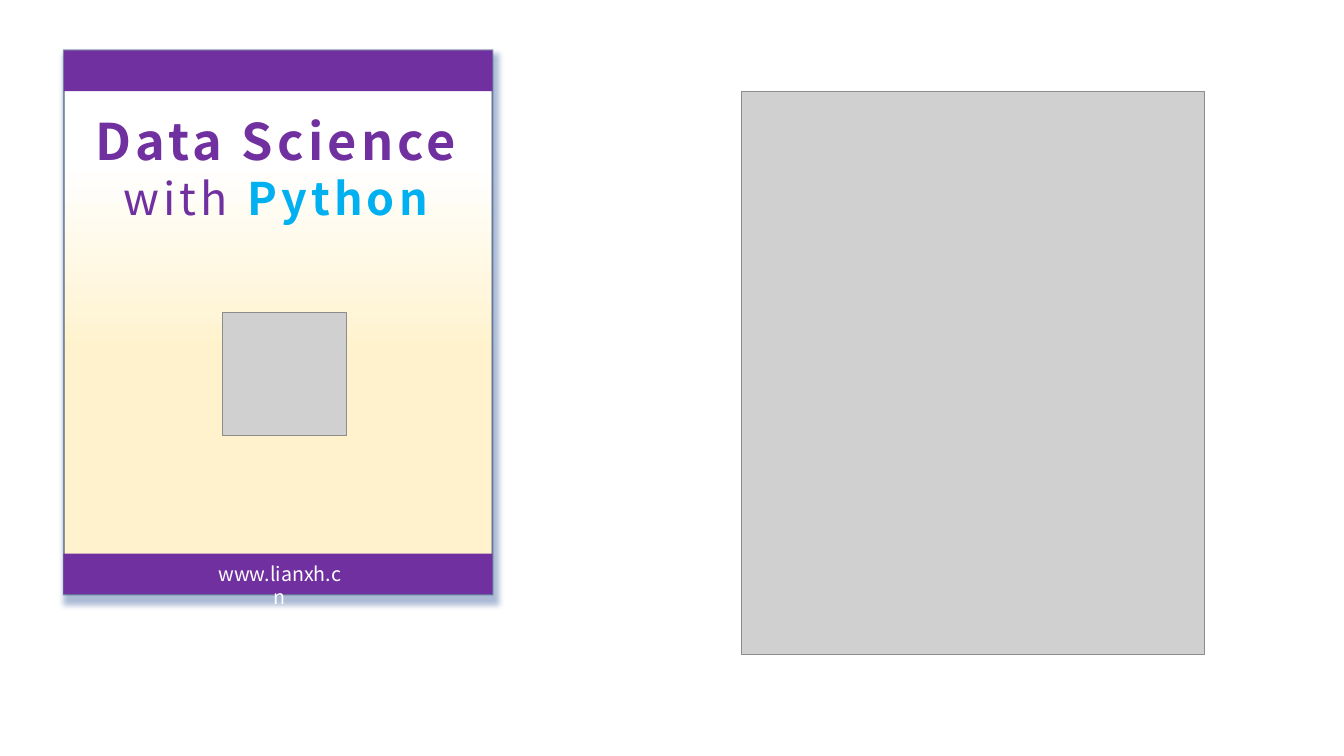
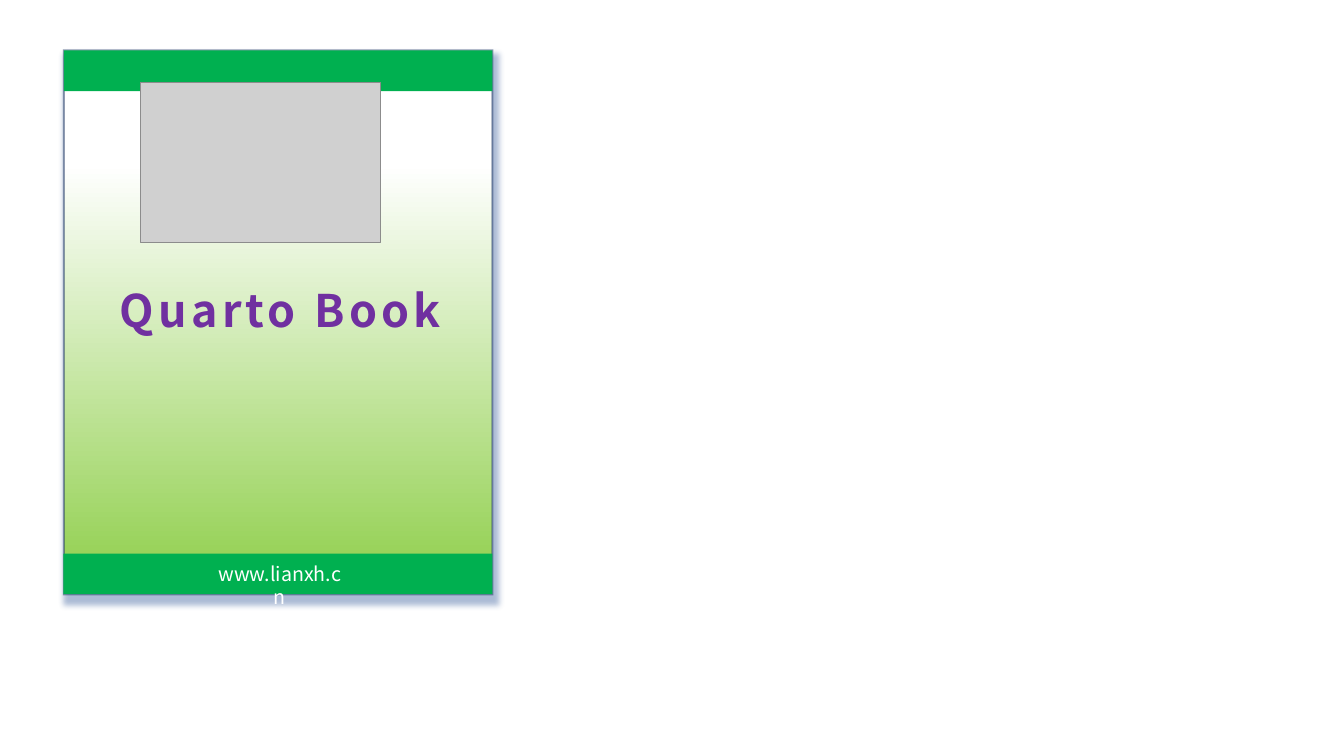
Before and after one commit to lianxhcn/quarto_book, a slide deck: slide 1 of images/Front-design.pptx (slide 2 before the commit). Drawn at 1344x756 pixels with LibreOffice and Linux fonts; fonts in the diff are those of the drawing; grey boxes stand for pictures. Boxes give left, top, right and bottom in pixels: in the first picture for what was removed or moved away, otherwise in the second. Text is boxed around its words. In the diff, an @@ line names an element or a change of style, - is before the commit and + after.

```diff
--- a/images/Front-design.pptx
+++ b/images/Front-design.pptx
@@ rectangle at (64,50,492,595): fill gradient #FFFFFF to #FFF2CC to gradient #FFFFFF to #92D050 @@
@@ rectangle at (64,50,492,91): fill #7030A0 to #00B050 @@
@@ picture added at (140,82,380,242) @@
@@ picture removed at (742,91,1205,654) @@
@@ text at (120,291,441,336): text changed; size 36 to 32 pt @@
-Data Science
-with Python
+Quarto Book
@@ picture removed at (223,313,347,436) @@
@@ rectangle at (64,554,493,594): fill #7030A0 to #00B050 @@
```
Also in this commit, not shown: 1 other slide changed, 3 slides removed, 29 other files.
